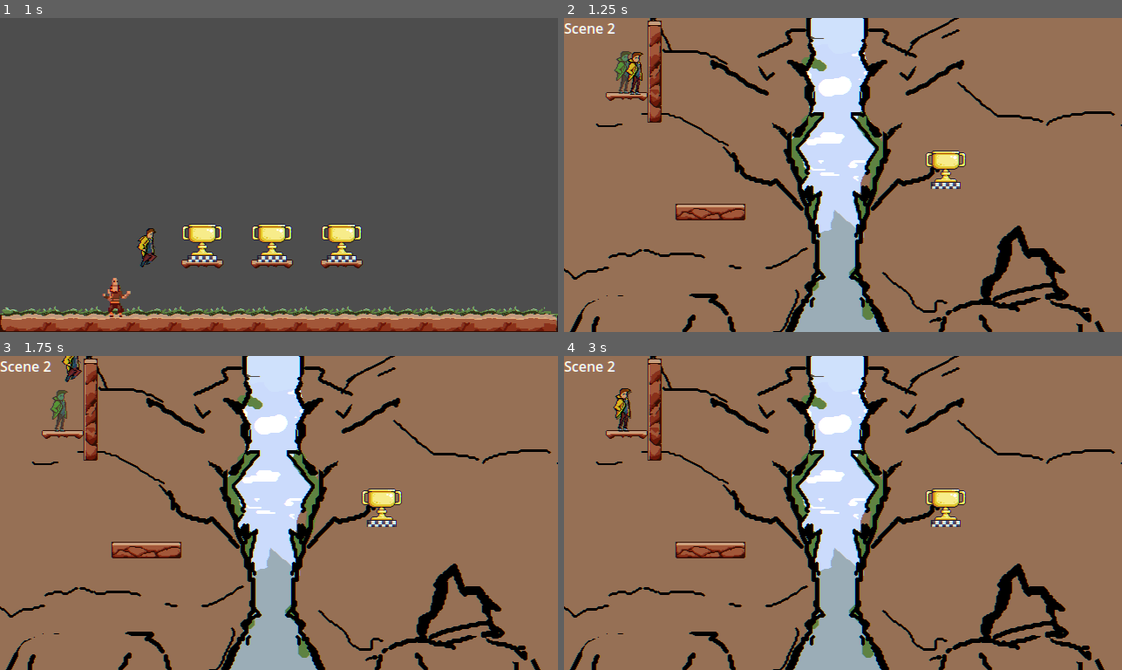
Above: before the commit, frames 1-4 (two rows, left to right).
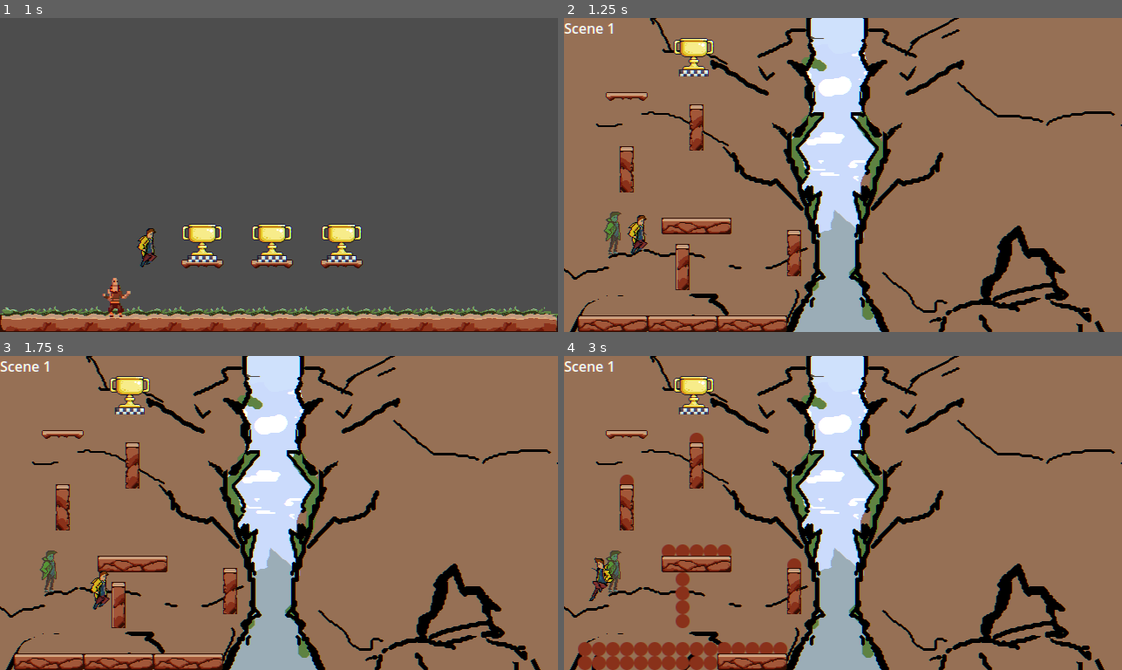
Above: after the commit, the same moments.

Repository: DeVelox/Niro
Game: Godot game, scene res://main.tscn
Two runs of this game, one before a commit and one after it. Both use one fixed random seed, a clock stepped at 60 frames per second and the inputs below.
Inputs:
- Up to frame 1 (1 s): hold D (right) from 0.53 s (still down); tap Shift (dash) at 0.6 s; tap Space (jump) at 0.77 s
- Up to frame 2 (1.25 s): keep holding D (right)
- Up to frame 3 (1.75 s): keep holding D (right); tap F (interact) at 1.35 s; tap Space (jump) at 1.52 s
- Up to frame 4 (3 s): release D (right) at 2.03 s; hold A (left) 2.03-2.78 s; tap Shift (dash) at 2.1 s; hold D (right) from 2.78 s (still down); tap F (interact) at 2.85 s

Frame 1 is identical in both runs. In frame 2, 8.1% of the frame differs, in the area x 2-73%, y 0-100%; in frame 3, 8.1%; in frame 4, 9.0%.
Error before the commit: Parse Error: Too many arguments for "get_anim()" call. Expected at most 1 but received 2. (res://scripts/fade_in.gd:17)

Commit message:
Initial code rewrite for fading

Diff:
--- a/levels/start.tscn
+++ b/levels/start.tscn
@@ -17,7 +17,7 @@
 
 [node name="SceneSwitcher" parent="." instance=ExtResource("3_8np6h")]
 position = Vector2(232, 248)
-next_scene = "res://levels/tutorial/legs2.tscn"
+next_scene = "res://levels/tutorial/legs1.tscn"
 set_player_spawn = true
 
 [node name="SceneSwitcher2" parent="." instance=ExtResource("3_8np6h")]
--- a/levels/tutorial/legs1.tscn
+++ b/levels/tutorial/legs1.tscn
@@ -22,28 +22,41 @@
 outro = NodePath("../Scene2")
 
 [node name="Spawn" type="Marker2D" parent="."]
-position = Vector2(54, 310)
+position = Vector2(59, 237)
 
 [node name="Label" type="Label" parent="."]
 offset_right = 40.0
 offset_bottom = 23.0
 text = "Scene 1"
 
-[node name="Scene1" parent="." node_paths=PackedStringArray("set_fade_in") instance=ExtResource("3_s1u40")]
+[node name="Scene1" parent="." node_paths=PackedStringArray("next") instance=ExtResource("3_s1u40")]
 layer_1/tile_data = PackedInt32Array(-131071, 524290, 8, -65535, 524290, 9, -131070, 589826, 8, -65534, 589826, 9, -131069, 655362, 8, -65533, 655362, 9, -131068, 720898, 8, -65532, 720898, 9, -131067, 786434, 8, -65531, 786434, 9)
 layer_3/tile_data = PackedInt32Array(-131071, 1, 262144, -131070, 1, 262144, -131069, 1, 262144, -131068, 1, 262144, -131067, 1, 262144)
-set_fade_in = NodePath("../Scene2")
+next = NodePath("../Scene2")
 
-[node name="Scene2" parent="." node_paths=PackedStringArray("set_fade_in") instance=ExtResource("3_s1u40")]
+[node name="Scene2" parent="." node_paths=PackedStringArray("prev", "next") instance=ExtResource("3_s1u40")]
 position = Vector2(0.000106812, 360)
 scale = Vector2(0.999999, 1)
 layer_1/tile_data = PackedInt32Array(-131071, 524290, 8, -65535, 524290, 9, -131070, 589826, 8, -65534, 589826, 9, -131 …(586 unchanged characters)…
 layer_3/tile_data = PackedInt32Array(-131061, 1, 262144, -131060, 1, 262144, -131059, 1, 262144, -131058, 1, 262144, -131057, 1, 262144)
 layer_4/tile_data = PackedInt32Array(-131066, 1, 131072, -65530, 1, 131072, -65529, 1, 131072, -65528, 1, 131072, -6552 …(387 unchanged characters)…
 layer_5/tile_data = PackedInt32Array(-458744, 1, 196608, -393208, 1, 196608, -327672, 1, 196608, -262136, 1, 196608, -6 …(387 unchanged characters)…
-set_fade_in = NodePath("../scene3")
+prev = NodePath("../Scene1")
+next = NodePath("../Scene3")
 
-[node name="scene3" parent="." instance=ExtResource("3_s1u40")]
+[node name="Scene3" parent="." node_paths=PackedStringArray("prev") instance=ExtResource("3_s1u40")]
 layer_1/tile_data = PackedInt32Array(-131061, 524290, 8, -65525, 524290, 9, -131060, 589826, 8, -65524, 589826, 9, -131 …(744 unchanged characters)…
 layer_4/tile_data = PackedInt32Array(-458736, 1, 131072, -393200, 1, 131072, -327664, 1, 131072, -524272, 1, 131072, -5 …(359 unchanged characters)…
 layer_5/tile_data = PackedInt32Array(-524272, 1, 196608, -458736, 1, 196608, -393200, 1, 196608, -327664, 1, 196608, -1 …(554 unchanged characters)…
+prev = NodePath("../Scene2")
+
+[connection signal="body_entered" from="Scene1/Fader" to="Scene1/Fader" method="_on_body_entered"]
+[connection signal="body_entered" from="Scene1/@Area2D@50383" to="Scene1/@Area2D@50383" method="_on_body_entered"]
+[connection signal="body_entered" from="Scene1/@Area2D@50384" to="Scene1/@Area2D@50384" method="_on_body_entered"]
+[connection signal="body_entered" from="Scene1/@Area2D@50385" to="Scene1/@Area2D@50385" method="_on_body_entered"]
+[connection signal="body_entered" from="Scene1/@Area2D@50386" to="Scene1/@Area2D@50386" method="_on_body_entered"]
+[connection signal="body_entered" from="Scene2/Fader" to="Scene2/Fader" method="_on_body_entered"]
+[connection signal="body_entered" from="Scene2/@Area2D@50387" to="Scene2/@Area2D@50387" method="_on_body_entered"]
+[connection signal="body_entered" from="Scene2/@Area2D@50388" to="Scene2/@Area2D@50388" method="_on_body_entered"]
+[connection signal="body_entered" from="Scene2/@Area2D@50389" to="Scene2/@Area2D@50389" method="_on_body_entered"]
+[connection signal="body_entered" from="Scene2/@Area2D@50390" to="Scene2/@Area2D@50390" method="_on_body_entered"]
--- a/prefabs/level design/tilemap.tscn
+++ b/prefabs/level design/tilemap.tscn
@@ -2513,12 +2513,28 @@
 0:0/0 = 0
 0:0/0/physics_layer_0/linear_velocity = Vector2(0, 0)
 0:0/0/physics_layer_0/angular_velocity = 0.0
+0:0/0/physics_layer_0/polygon_0/points = PackedVector2Array(-8, -8, 8, -8, 8, 8, -8, 8)
 0:0/0/physics_layer_1/linear_velocity = Vector2(0, 0)
 0:0/0/physics_layer_1/angular_velocity = 0.0
 0:0/0/physics_layer_2/linear_velocity = Vector2(0, 0)
 0:0/0/physics_layer_2/angular_velocity = 0.0
 0:0/0/physics_layer_3/linear_velocity = Vector2(0, 0)
 0:0/0/physics_layer_3/angular_velocity = 0.0
+1:0/animation_columns = 1
+1:0/animation_frame_0/duration = 0.2
+1:0/animation_frame_1/duration = 0.2
+1:0/animation_frame_2/duration = 0.2
+1:0/animation_frame_3/duration = 0.2
+1:0/animation_frame_4/duration = 0.2
+1:0/0 = 0
+1:0/0/physics_layer_0/linear_velocity = Vector2(0, 0)
+1:0/0/physics_layer_0/angular_velocity = 0.0
+1:0/0/physics_layer_1/linear_velocity = Vector2(0, 0)
+1:0/0/physics_layer_1/angular_velocity = 0.0
+1:0/0/physics_layer_2/linear_velocity = Vector2(0, 0)
+1:0/0/physics_layer_2/angular_velocity = 0.0
+1:0/0/physics_layer_3/linear_velocity = Vector2(0, 0)
+1:0/0/physics_layer_3/angular_velocity = 0.0
 
 [sub_resource type="TileSetAtlasSource" id="TileSetAtlasSource_2uatr"]
 texture = ExtResource("9_ta8x4")
@@ -2531,12 +2547,28 @@
 0:0/0 = 0
 0:0/0/physics_layer_0/linear_velocity = Vector2(0, 0)
 0:0/0/physics_layer_0/angular_velocity = 0.0
+0:0/0/physics_layer_0/polygon_0/points = PackedVector2Array(-8, -8, 8, -8, 8, 8, -8, 8)
 0:0/0/physics_layer_1/linear_velocity = Vector2(0, 0)
 0:0/0/physics_layer_1/angular_velocity = 0.0
 0:0/0/physics_layer_2/linear_velocity = Vector2(0, 0)
 0:0/0/physics_layer_2/angular_velocity = 0.0
 0:0/0/physics_layer_3/linear_velocity = Vector2(0, 0)
 0:0/0/physics_layer_3/angular_velocity = 0.0
+1:0/animation_columns = 1
+1:0/animation_frame_0/duration = 0.2
+1:0/animation_frame_1/duration = 0.2
+1:0/animation_frame_2/duration = 0.2
+1:0/animation_frame_3/duration = 0.2
+1:0/animation_frame_4/duration = 0.2
+1:0/0 = 0
+1:0/0/physics_layer_0/linear_velocity = Vector2(0, 0)
+1:0/0/physics_layer_0/angular_velocity = 0.0
+1:0/0/physics_layer_1/linear_velocity = Vector2(0, 0)
+1:0/0/physics_layer_1/angular_velocity = 0.0
+1:0/0/physics_layer_2/linear_velocity = Vector2(0, 0)
+1:0/0/physics_layer_2/angular_velocity = 0.0
+1:0/0/physics_layer_3/linear_velocity = Vector2(0, 0)
+1:0/0/physics_layer_3/angular_velocity = 0.0
 
 [sub_resource type="TileSet" id="TileSet_4vjsb"]
 physics_layer_0/collision_layer = 4
--- a/prefabs/utility library/fade_in.tscn
+++ b/prefabs/utility library/fade_in.tscn
@@ -1,11 +1,11 @@
 [gd_scene load_steps=3 format=3 uid="uid://b12hj7neipff4"]
 
-[ext_resource type="Script" path="res://scripts/fade_in.gd" id="1_gypuk"]
+[ext_resource type="Script" path="res://scripts/fade.gd" id="1_m38g0"]
 
 [sub_resource type="RectangleShape2D" id="RectangleShape2D_dtfpb"]
 
 [node name="FadeIn" type="Node2D" groups=["fade_in"]]
-script = ExtResource("1_gypuk")
+script = ExtResource("1_m38g0")
 
 [node name="marker" type="Area2D" parent="."]
 
--- a/prefabs/utility library/fade_out.tscn
+++ b/prefabs/utility library/fade_out.tscn
@@ -1,9 +1,9 @@
 [gd_scene load_steps=2 format=3 uid="uid://dp1stkmcgwbsy"]
 
-[ext_resource type="Script" path="res://scripts/fade_out.gd" id="1_7qd56"]
+[ext_resource type="Script" path="res://scripts/fade.gd" id="1_16lrk"]
 
 [node name="FadeOut" type="Node2D" groups=["fade_out"]]
-script = ExtResource("1_7qd56")
+script = ExtResource("1_16lrk")
 
 [node name="marker" type="Area2D" parent="."]
 
--- /dev/null
+++ b/scripts/fade.gd
@@ -0,0 +1,14 @@
+extends Node2D
+
+var vision: bool = Upgrades.check(Upgrades.Type.VISION)
+
+func fade_in(tilemap: TileMap) -> void:
+	_fade(tilemap, true)
+
+func fade_out(tilemap: TileMap) -> void:
+	_fade(tilemap, false)
+
+func _fade(tilemap: TileMap, fade: bool) -> void:
+	if vision:
+		Scene.fade_animation(tilemap, 2, position, fade, 6)
+	Scene.fade_animation(tilemap, 1, position, fade, 6)
--- a/scripts/fade_in.gd
+++ /dev/null
@@ -1,23 +0,0 @@
-extends Node2D
-
-
-func fade_in(tilemap: TileMap) -> void:
-	var vision = Upgrades.check(Upgrades.Type.VISION)
-	Scene.toggle_layers(tilemap, true)
-	if not vision:
-		tilemap.set_layer_enabled(2, false)
-	if vision:
-		_fade(tilemap, 2)
-	_fade(tilemap, 1)
-
-
-func _fade(tilemap: TileMap, layer: int) -> void:
-	var pos: Vector2i = tilemap.local_to_map(position)
-	var tile: Vector2i = tilemap.get_cell_atlas_coords(layer, pos)
-	var anim: Vector2i = Scene.get_anim(tile, "in")
-	if anim != tile:
-		tilemap.set_cell(layer, pos, 3, anim)
-	else:
-		tilemap.set_cell(layer, pos, 2, tile)
-	await get_tree().create_timer(1).timeout
-	tilemap.set_cell(layer, pos, 2, tile)
--- a/scripts/fade_out.gd
+++ /dev/null
@@ -1,20 +0,0 @@
-extends Node2D
-
-
-func fade_out(tilemap: TileMap) -> void:
-	var vision = Upgrades.check(Upgrades.Type.VISION)
-	if vision:
-		_fade(tilemap, 2)
-	_fade(tilemap, 1)
-
-
-func _fade(tilemap: TileMap, layer: int) -> void:
-	var pos: Vector2i = tilemap.local_to_map(position)
-	var tile: Vector2i = tilemap.get_cell_atlas_coords(layer, pos)
-	var anim: Vector2i = Scene.get_anim(tile, "out")
-	if anim != tile:
-		tilemap.set_cell(layer, pos, 4, anim)
-	else:
-		tilemap.set_cell(layer, pos, 2, tile)
-	await get_tree().create_timer(1).timeout
-	tilemap.set_cell(layer, pos, 2, tile)
--- a/scripts/singleton/scene_manager.gd
+++ b/scripts/singleton/scene_manager.gd
@@ -213,19 +213,50 @@
 
 
 func fade_in(tilemap: TileMap) -> void:
-	toggle_layers(tilemap, true)
+	_toggle_layers(tilemap, false)
+	var temp = _add_temp_layer(tilemap)
+
 	get_tree().call_group.call_deferred("fade_in", "fade_in", tilemap)
+	await get_tree().create_timer(1).timeout
+
+	_remove_temp_layer(tilemap, temp)
+	_toggle_layers.call_deferred(tilemap, true)
 
 
 func fade_out(tilemap: TileMap) -> void:
-	get_tree().call_group("fade_out", "fade_out", tilemap)
+	_toggle_layers(tilemap, false)
+	var temp = _add_temp_layer(tilemap)
+
+	get_tree().call_group.call_deferred("fade_out", "fade_out", tilemap)
 	await get_tree().create_timer(1).timeout
-	toggle_layers.call_deferred(tilemap, false)
-
-
-func toggle_layers(tilemap: TileMap, state: bool) -> void:
+
+	_remove_temp_layer(tilemap, temp)
+
+
+
+func _add_temp_layer(tilemap: TileMap) -> int:
+	var layer := tilemap.get_layers_count()
+	tilemap.add_layer(-1)
+	tilemap.set_layer_enabled(layer, true)
+	return layer
+
+func _remove_temp_layer(tilemap: TileMap, layer: int) -> void:
+	tilemap.remove_layer(layer)
+
+
+func _toggle_layers(tilemap: TileMap, state: bool) -> void:
 	for i in tilemap.get_layers_count():
 		tilemap.set_layer_enabled(i, state)
+
+
+
+func fade_animation(tilemap: TileMap, layer: int, position: Vector2, fade: bool, temp: int) -> void:
+	var pos: Vector2i = tilemap.local_to_map(position)
+	var tile: Vector2i = tilemap.get_cell_atlas_coords(layer, pos)
+	var anim: Vector2i = Scene.get_anim(tile)
+	var srcid: int = 5 if fade else 6
+
+	tilemap.set_cell(temp, pos, srcid, anim)
 
 
 func _get_atlas_coords_for_all_tiles(tilemap: TileMap, layer: int) -> Array[Vector2i]:
--- a/scripts/tilemap.gd
+++ b/scripts/tilemap.gd
@@ -1,17 +1,17 @@
 extends TileMap
-@export var set_fade_in: TileMap
+@export var prev: TileMap
+@export var next: TileMap
 @export var delay: float
 
 
 # Called when the node enters the scene tree for the first time.
 func _ready() -> void:
-	if set_fade_in:
-		Scene.toggle_layers(set_fade_in, false)
+	if next:
 		Scene.should_fade.connect(_fade)
 
 
 func _fade(tilemap: TileMap) -> void:
 	if tilemap == self:
 		Scene.should_fade.disconnect(_fade)
-		Scene.fade_in(set_fade_in)
+		Scene.fade_in(next)
 		Scene.fade_out(self)
Binary file changed: assets/temp/debug_fade_in.png
Binary file changed: assets/temp/debug_fade_out.png
